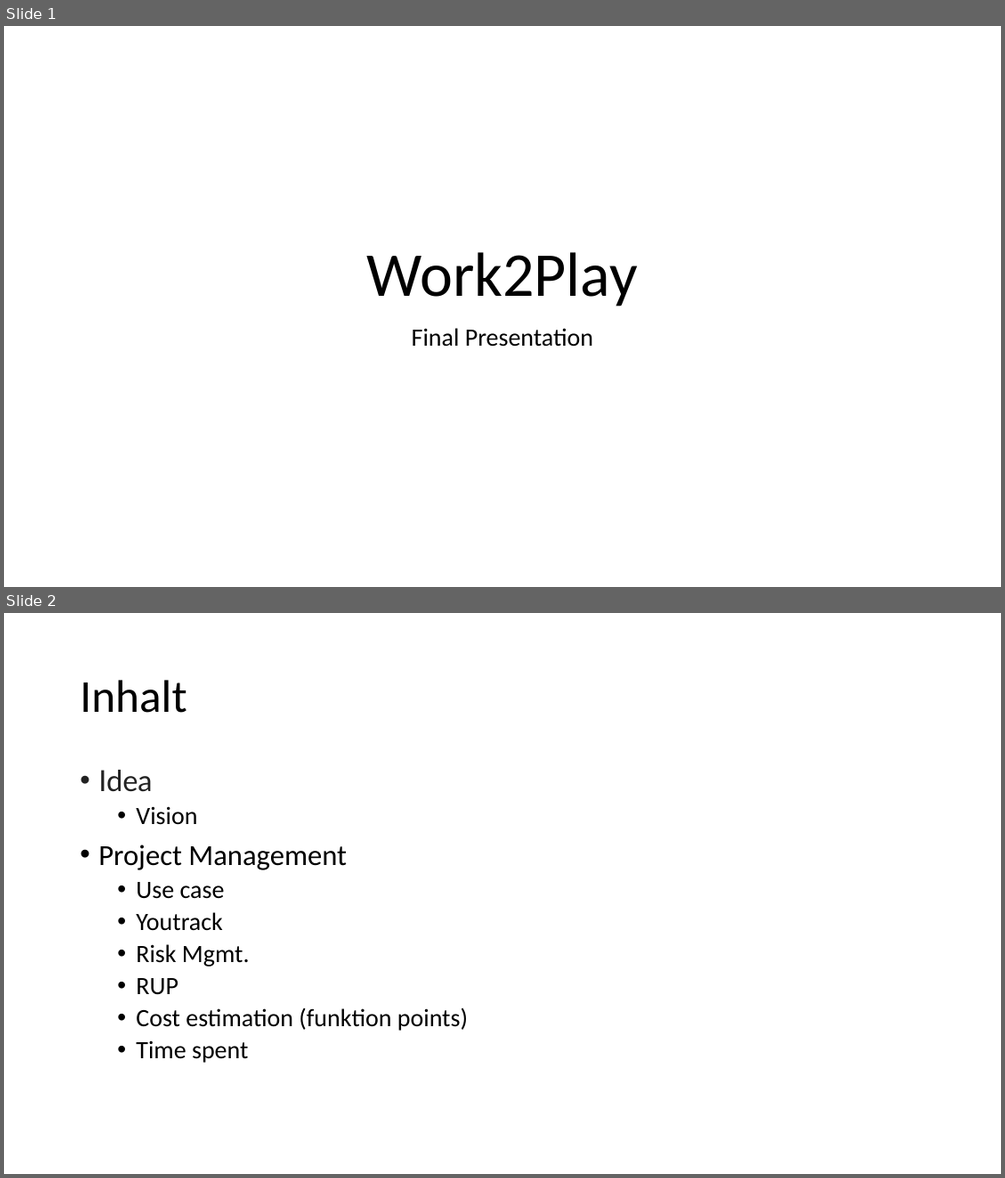
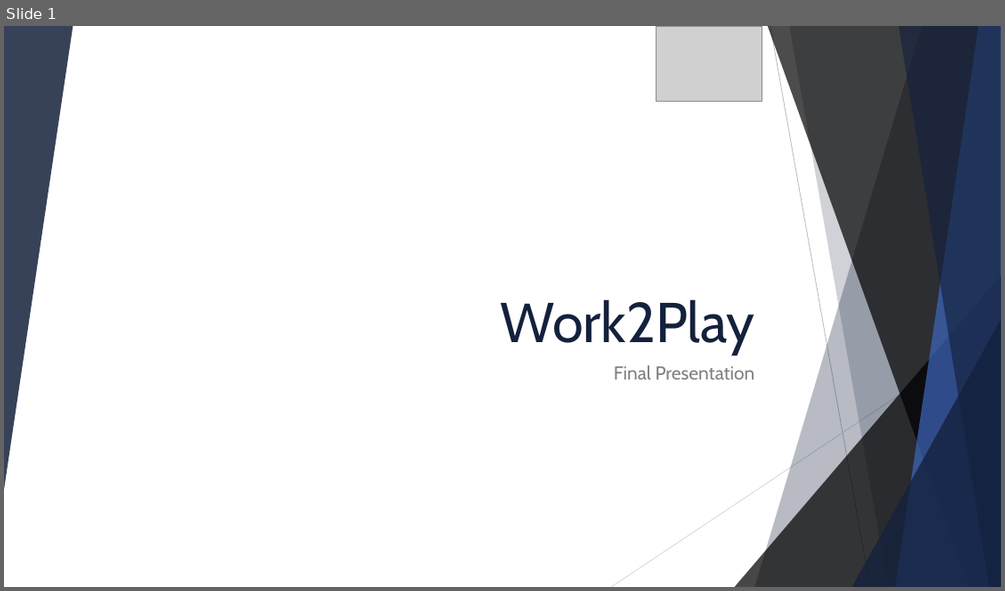
Before and after one commit to david2628/Work2Play, a slide deck: Final/W2P_final.pptx. Shown one above the other, each under a label of ours: slides 1 and 2 before the commit, slide 1 after it. The pictures are 1005x1178 and 1005x591 pixels, drawn with LibreOffice and Linux fonts; fonts in the diff are those of the drawing; grey boxes stand for pictures. Boxes give left, top, right and bottom in pixels: in the first picture for what was removed or moved away, otherwise in the second. Text is boxed around its words. In the diff, an @@ line names an element or a change of style, - is before the commit and + after.

```diff
--- a/Final/W2P_final.pptx
+++ b/Final/W2P_final.pptx
@@ slide 2 removed at box(4, 613, 1001, 1174), background #FFFFFF @@
@@ title removed at box(80, 680, 186, 713) @@
-Inhalt
@@ text removed at box(98, 770, 468, 1062) @@
-• Idea
-  • Vision
-• Project Management
-  • Use case
-  • Youtrack
-  • Risk Mgmt.
-  • RUP
-  • Cost estimation (funktion points)
-  • Time spent
@@ slide 1 changed as well @@
@@ group added at box(4, 26, 1001, 587): 5 freeform shapes, 3 triangles, 2 lines @@
@@ picture added at box(656, 26, 763, 101) @@
@@ title "Work2Play": place and size @@
-title "Work2Play" at box(367, 252, 638, 306)
+title "Work2Play" at box(500, 299, 754, 354)
@@ title "Work2Play" at box(500, 299, 754, 354): size 60 to 54 pt, font Calibri to Cabin, text colour #000000 to #14213D; alignment centre to right; line spacing 0.9 to 1 @@
@@ subtitle "Final Presentation": place and size @@
-subtitle "Final Presentation" at box(412, 328, 593, 346)
+subtitle "Final Presentation" at box(614, 365, 755, 379)
@@ subtitle "Final Presentation" at box(614, 365, 755, 379): size 24 to 18 pt, font Calibri to Cabin, text colour #000000 to #808080; alignment centre to right; line spacing 0.9 to 1 @@
```
Also in this commit, not shown: 12 other slides changed, 12 slides added, 9 other slides removed.
